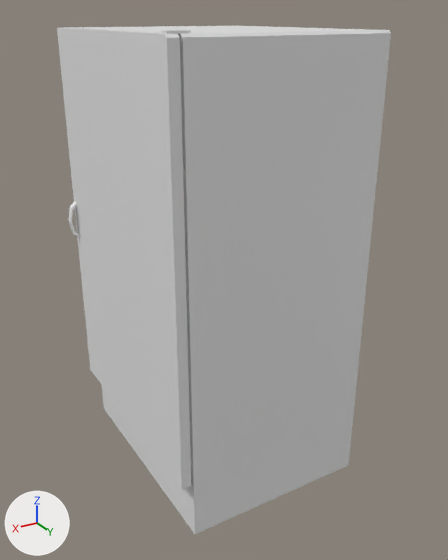
The FBX model Assets/Models/Equipment/refrigerator.fbx as it was, and as the next commit left it.
Before and after are seen from a 50 mm camera at (2.53, 4.33, 1.96) aimed at (0.01, 0.13, -0.15). The lights are fixed; the arrows at lower left show +X, +Y and +Z. Where no turn or scale is listed for an object, it has been applied to the vertices.

Names of what the first picture shows: 'Torus', 'refrigerator', 'refrigeratorDoor', 'rubberBand'.
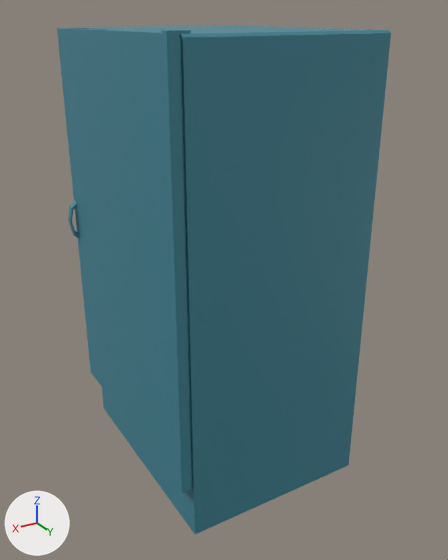
Location of each change, (x1, y1, x2, y2) in pixels of the pictures (448 x 560 px):
'refrigerator', recoloured (white to cyan)
    both: (70, 26, 391, 534)
'refrigeratorDoor', reshaped, turned, rescaled
    before: (57, 27, 191, 489)
    after: (57, 28, 192, 493)
'Torus', deleted
    before: (68, 201, 80, 239)
'rubberBand', deleted
    before: (180, 63, 191, 458)
part 1 of me_cube_001, built on
    before: (57, 27, 191, 489)
    after: (57, 28, 192, 493)
part 2 of me_cube_001, added
    after: (68, 201, 80, 239)

Edits to the bpy script that builds the scene:
```text
Change mat_material:
    mat_material.base_color: (0.8, 0.8, 0.8) -> (0.0497, 0.235, 0.305)  # white #e7e7e7 -> cyan #3f8596
Add mat_material_001:
    mat_material_001 = principled_material('Material.001')
    mat_material_001.base_color = (0.0497, 0.235, 0.305)  # cyan #3f8596
Change me_cube_001:
    used by ob_refrigeratordoor; location = (0.861, 0.0, 0.25)
    remove me_cube_001.from_pydata(...)  # 12 vertices, 8 faces; spans x -0.04..0.04, y -1.0..1.0, z -1.6..1.6
    add me_cube_001.from_pydata(...)  # 54 vertices, 44 faces; spans x -0.06..0.12, y -1.63..1.6, z -1.61..1.61
    me_cube_001 part 1: the whole mesh is rebuilt
    me_cube_001 part 2
    30 vertices are added at x 0.03..0.12, y -0.19..0.18, z 1.47..1.58
    24 new faces join them
    add me_cube_001.materials.append(mat_material_001)  # cyan #3f8596
Change ob_refrigeratordoor:
    ob_refrigeratordoor.rotation_euler: (0.0, 0.0, 0.0) -> (1.571, 0.0, 0.0)  # degrees (0, 0, 0) -> degrees (90, 0, 0)
    ob_refrigeratordoor.scale: (1.0, 1.0, 1.0) -> (1.0, 1.0, 0.622)
Remove ob_torus:
    ob_torus = bpy.data.objects.new('Torus', me_torus)
    ob_torus.location = (0.892, -0.949, 0.246)
Remove ob_rubberband:
    ob_rubberband = bpy.data.objects.new('rubberBand', me_cube_002)
    ob_rubberband.location = (0.797, 0.0, 0.25)
```
